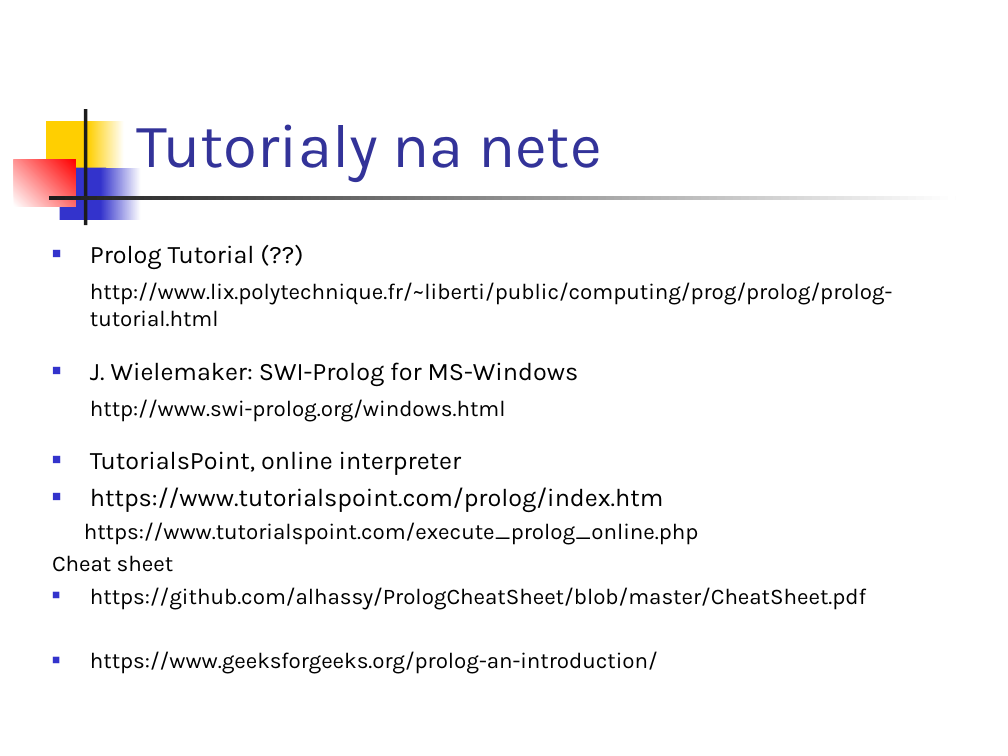
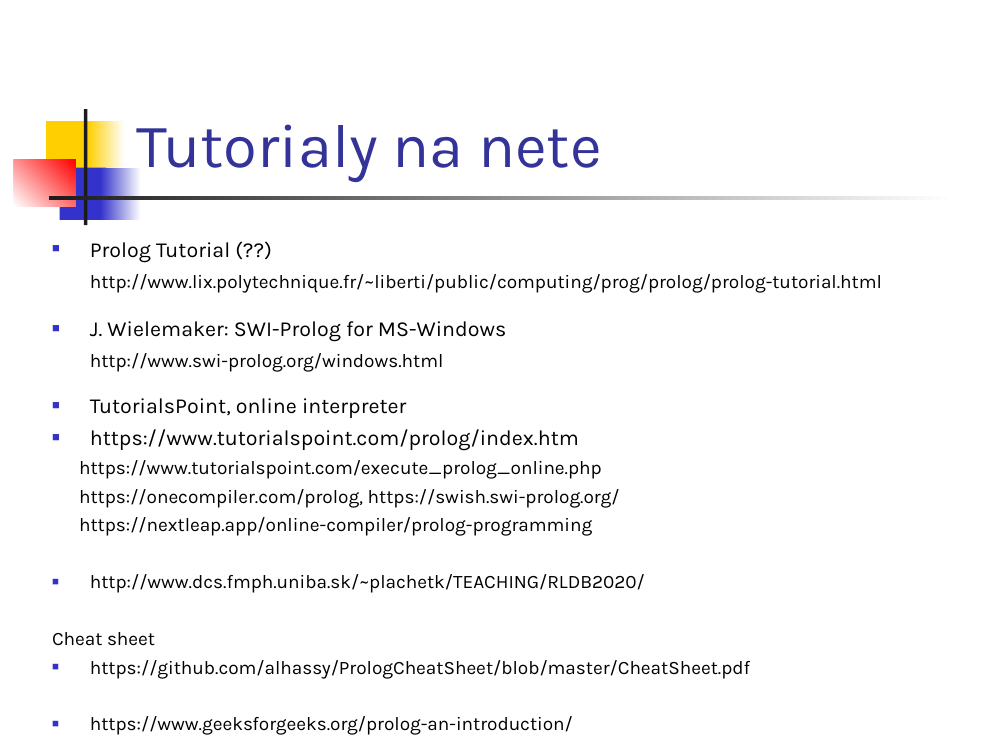
Before and after one commit to paradigmy/Prednasky, a slide deck: slide 4 of 10/logicke1.ppt. Drawn at 1008x756 pixels with LibreOffice and Linux fonts; fonts in the diff are those of the drawing. Boxes give left, top, right and bottom in pixels: in the first picture for what was removed or moved away, otherwise in the second. Text is boxed around its words. In the diff, an @@ line names an element or a change of style, - is before the commit and + after.

```diff
--- a/10/logicke1.ppt
+++ b/10/logicke1.ppt
@@ text at (x1=52, y1=242, x2=882, y2=735): size 18 to 15.3 pt in "Prolog Tutorial (??)", "J. Wielemaker: SWI-Prolog for MS-Windows", "TutorialsPoint, online interpreter", "https://www.tutorialspoint.com/prolog/index.htm"; size 16 to 13.6 pt in "http://www.lix.polytechnique.fr/~liberti/public/computing/pr ...", "http://www.swi-prolog.org/windows.html", "https://www.tutorialspoint.com/execute_prolog_online.php", "Cheat sheet" and 2 more places @@
@@ text at (x1=79, y1=489, x2=645, y2=593): paragraphs added @@
+https://onecompiler.com/prolog, https://swish.swi-prolog.org/
+https://nextleap.app/online-compiler/prolog-programming
+■ http://www.dcs.fmph.uniba.sk/~plachetk/TEACHING/RLDB2020/
```
Also in this commit, not shown: 7 other files.
